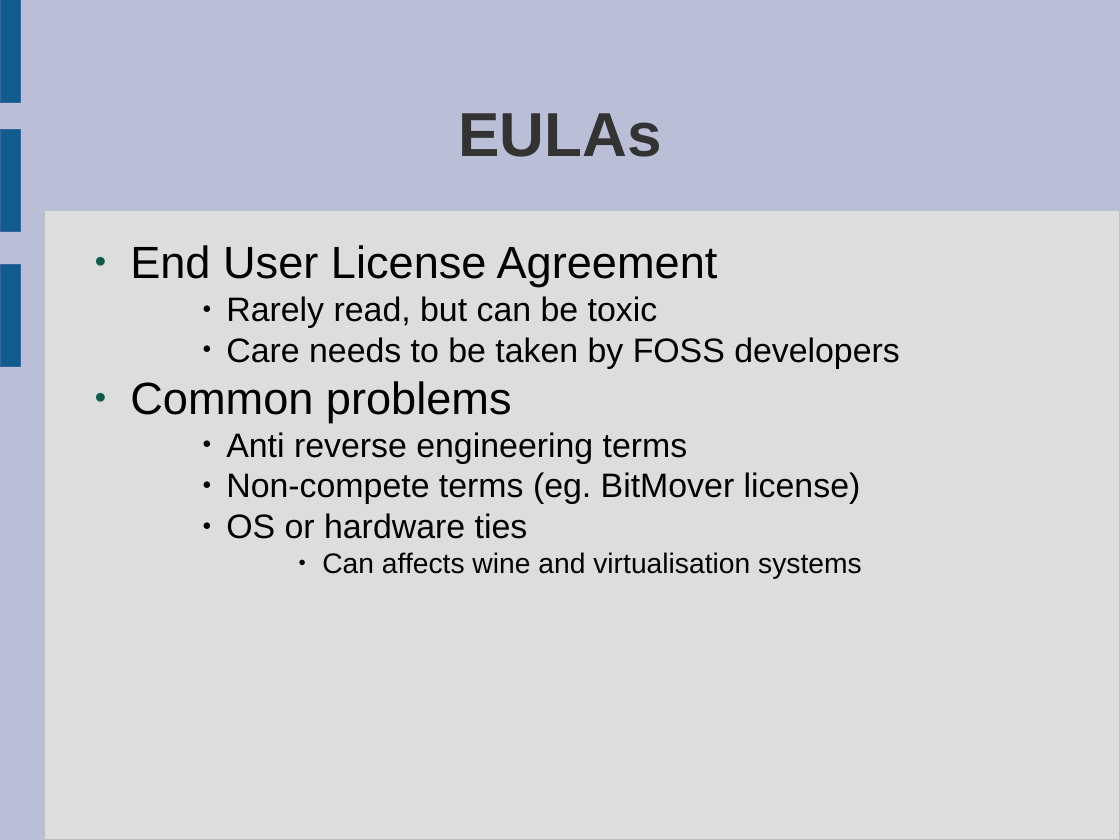
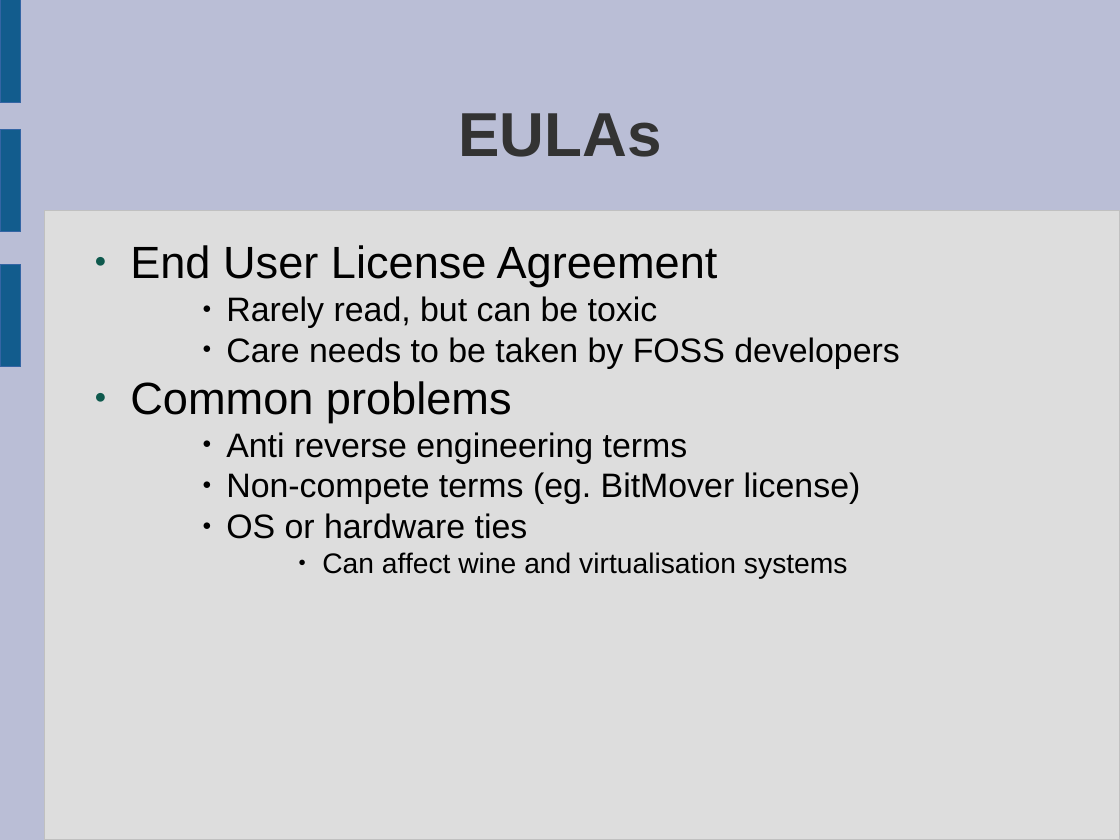
Before and after one commit to laurencesmart/comp8440, a slide deck: slide 9 of lectures/foss_law.odp. Drawn at 1120x840 pixels with LibreOffice and Linux fonts; fonts in the diff are those of the drawing. Boxes give left, top, right and bottom in pixels: in the first picture for what was removed or moved away, otherwise in the second. Text is boxed around its words. In the diff, an @@ line names an element or a change of style, - is before the commit and + after.

```diff
--- a/lectures/foss_law.odp
+++ b/lectures/foss_law.odp
@@ text at [322, 552, 848, 579]: text changed @@
-        ● Can affects wine and virtualisation systems
+        ● Can affect wine and virtualisation systems
```
Also in this commit, not shown: 2 other slides changed, 6 other files.
